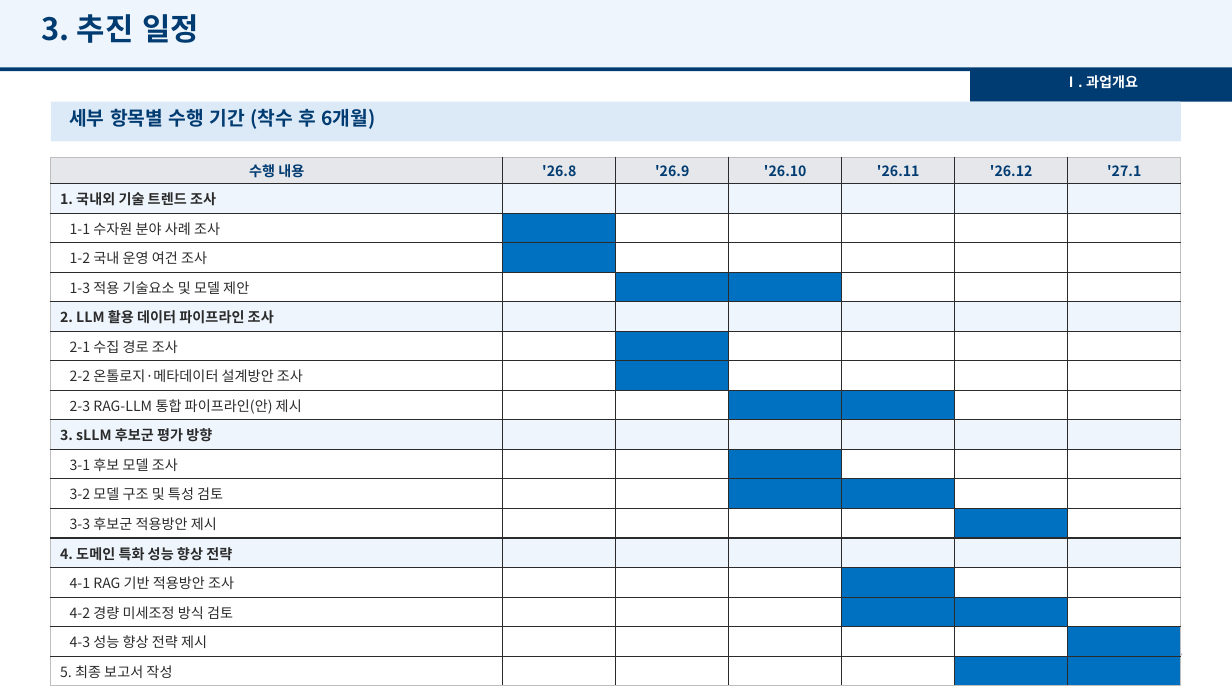
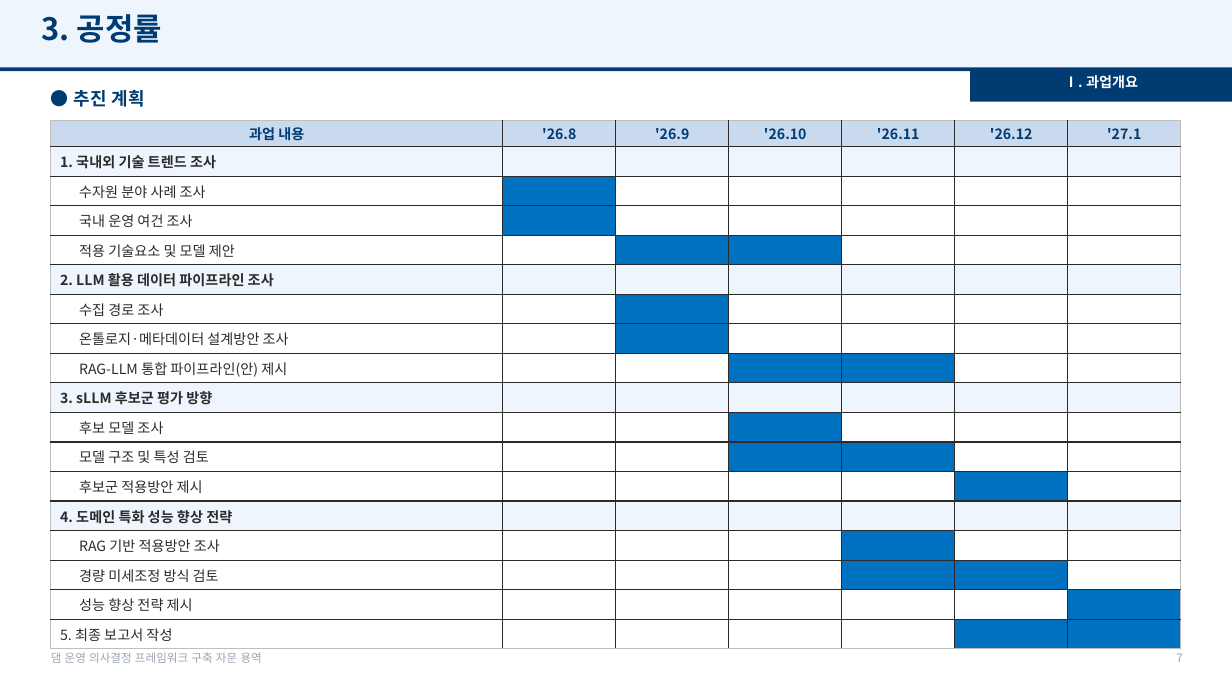
Before and after one commit to mkm1119/KGRAG-LLM, a slide deck: slide 7 of project_khnp/2026.12.09_최종보고회_발표자료_템플릿.pptx. Drawn at 1232x693 pixels with LibreOffice and Linux fonts; fonts in the diff are those of the drawing; background and template pictures are left out. Boxes give left, top, right and bottom in pixels: in the first picture for what was removed or moved away, otherwise in the second. Text is boxed around its words. In the diff, an @@ line names an element or a change of style, - is before the commit and + after.

```diff
--- a/project_khnp/2026.12.09_최종보고회_발표자료_템플릿.pptx
+++ b/project_khnp/2026.12.09_최종보고회_발표자료_템플릿.pptx
@@ text at <box>42,14,162,43</box>: text changed @@
-3. 추진 일정
+3. 공정률
@@ rounded rectangle removed at <box>51,102,1181,141</box> @@
@@ text removed at <box>69,108,375,129</box> @@
-세부 항목별 수행 기간 (착수 후 6개월)
@@ text added at <box>74,90,145,107</box>, 14 pt, text #003B71, bold @@
+● 추진 계획
@@ table at <box>51,120,1179,645</box> @@
-row 1, column 1: 수행 내용
+row 1, column 1: 과업 내용
-row 3, column 1: 1-1 수자원 분야 사례 조사
+row 3, column 1: 수자원 분야 사례 조사
-row 4, column 1: 1-2 국내 운영 여건 조사
+row 4, column 1: 국내 운영 여건 조사
-row 5, column 1: 1-3 적용 기술요소 및 모델 제안
+row 5, column 1: 적용 기술요소 및 모델 제안
-row 7, column 1: 2-1 수집 경로 조사
+row 7, column 1: 수집 경로 조사
-row 8, column 1: 2-2 온톨로지·메타데이터 설계방안 조사
+row 8, column 1: 온톨로지·메타데이터 설계방안 조사
-row 9, column 1: 2-3 RAG-LLM 통합 파이프라인(안) 제시
+row 9, column 1: RAG-LLM 통합 파이프라인(안) 제시
-row 11, column 1: 3-1 후보 모델 조사
+row 11, column 1: 후보 모델 조사
-row 12, column 1: 3-2 모델 구조 및 특성 검토
+row 12, column 1: 모델 구조 및 특성 검토
-row 13, column 1: 3-3 후보군 적용방안 제시
+row 13, column 1: 후보군 적용방안 제시
-row 15, column 1: 4-1 RAG 기반 적용방안 조사
+row 15, column 1: RAG 기반 적용방안 조사
-row 16, column 1: 4-2 경량 미세조정 방식 검토
+row 16, column 1: 경량 미세조정 방식 검토
-row 17, column 1: 4-3 성능 향상 전략 제시
+row 17, column 1: 성능 향상 전략 제시
@@ fill #E5E7EB to #C9D9EE in row 1 @@
@@ table: place and size @@
-table at <box>51,157,1179,682</box>
+table at <box>51,120,1179,645</box>
```
Also in this commit, not shown: 18 other slides changed, 15 slides added, 3 slides removed, 1 other file.
